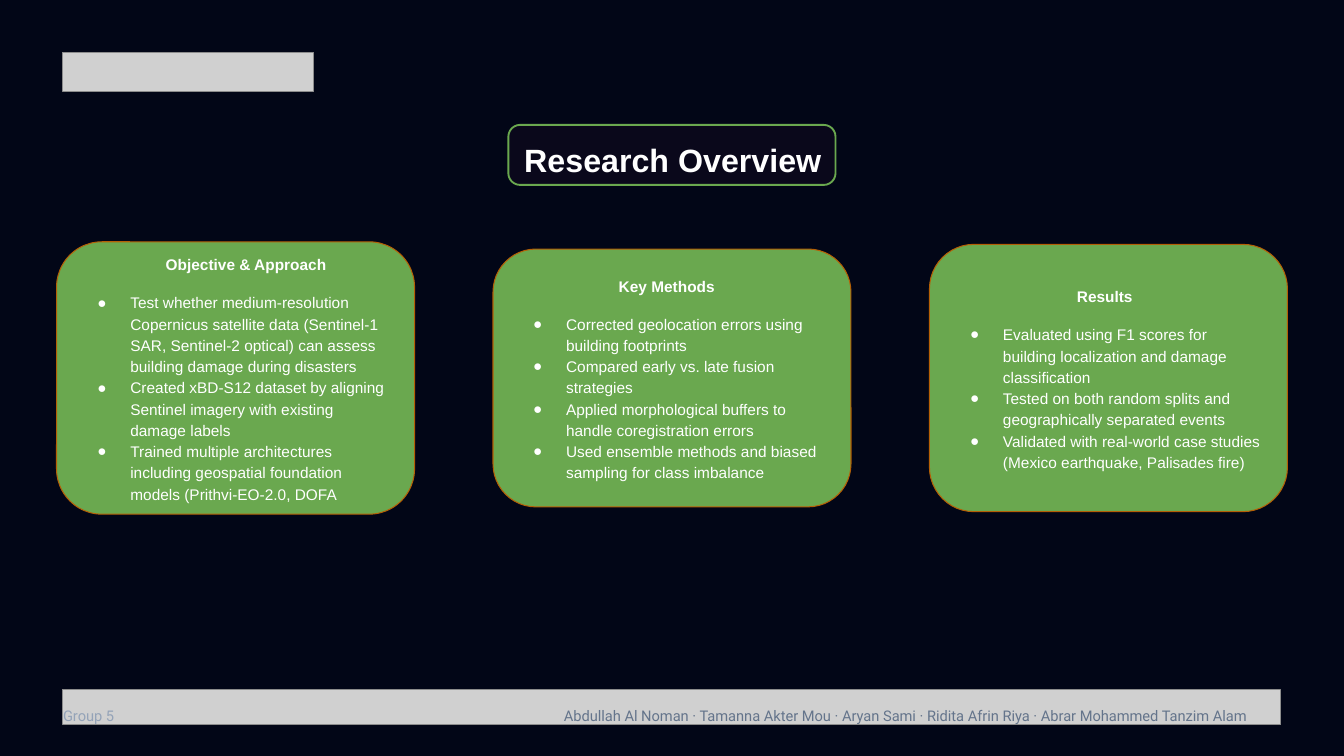
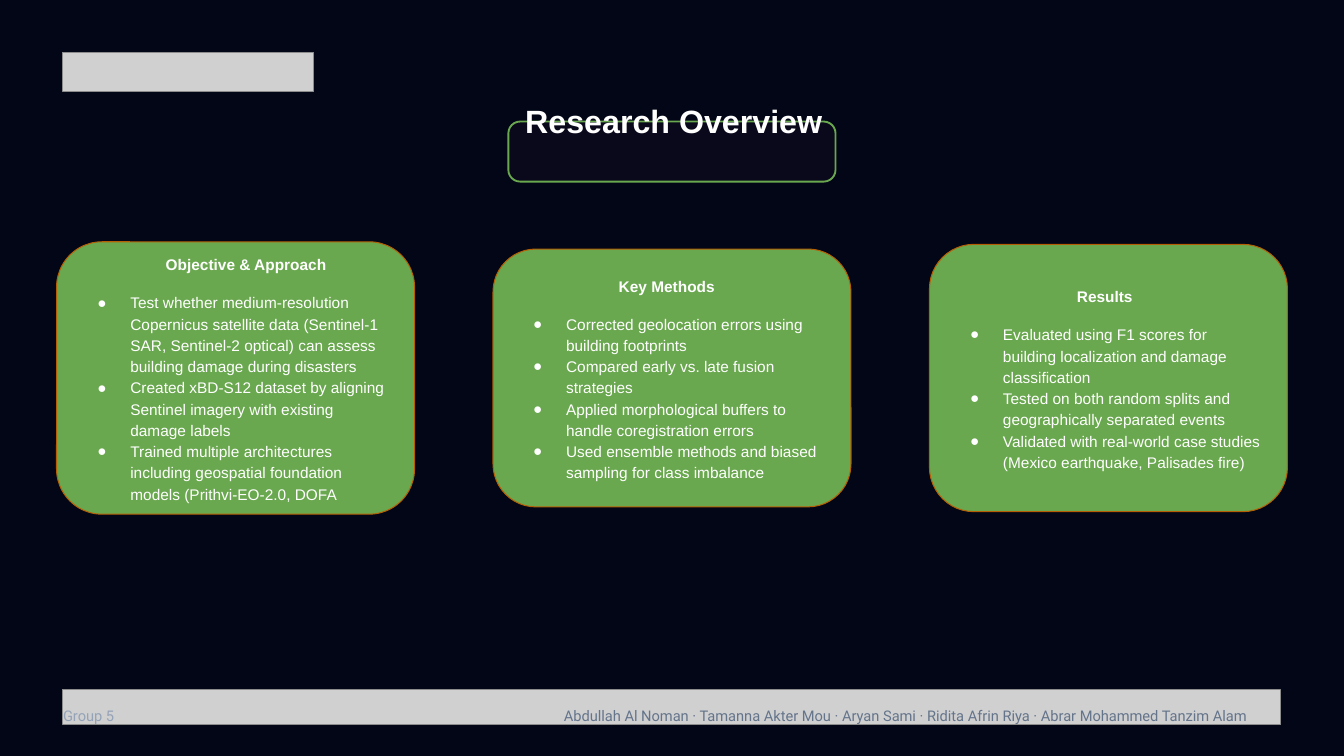
Before and after one commit to SmashNdashH/CSE499A.15-Msrb-, a slide deck: slide 16 of others/Literature Review_ Post-Disaster Rescue Guidance.pptx. Drawn at 1344x756 pixels with LibreOffice and Linux fonts; fonts in the diff are those of the drawing; grey boxes stand for pictures. Boxes give left, top, right and bottom in pixels: in the first picture for what was removed or moved away, otherwise in the second. Text is boxed around its words. In the diff, an @@ line names an element or a change of style, - is before the commit and + after.

```diff
--- a/others/Literature Review_ Post-Disaster Rescue Guidance.pptx
+++ b/others/Literature Review_ Post-Disaster Rescue Guidance.pptx
@@ text "Research Overview": place and size @@
-text "Research Overview" at (524, 148, 821, 173)
+text "Research Overview" at (525, 109, 822, 134)
@@ rounded rectangle: place and size @@
-rounded rectangle at (508, 125, 836, 186)
+rounded rectangle at (508, 122, 836, 182)
```
Also in this commit, not shown: 2 other slides changed, 1 slide added.
